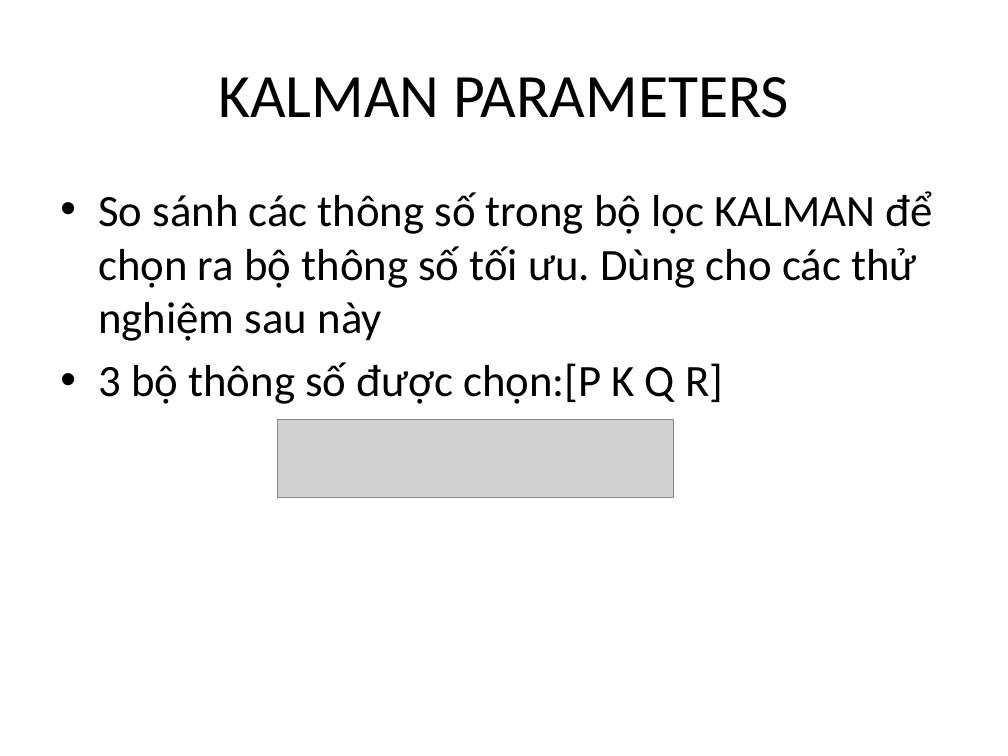
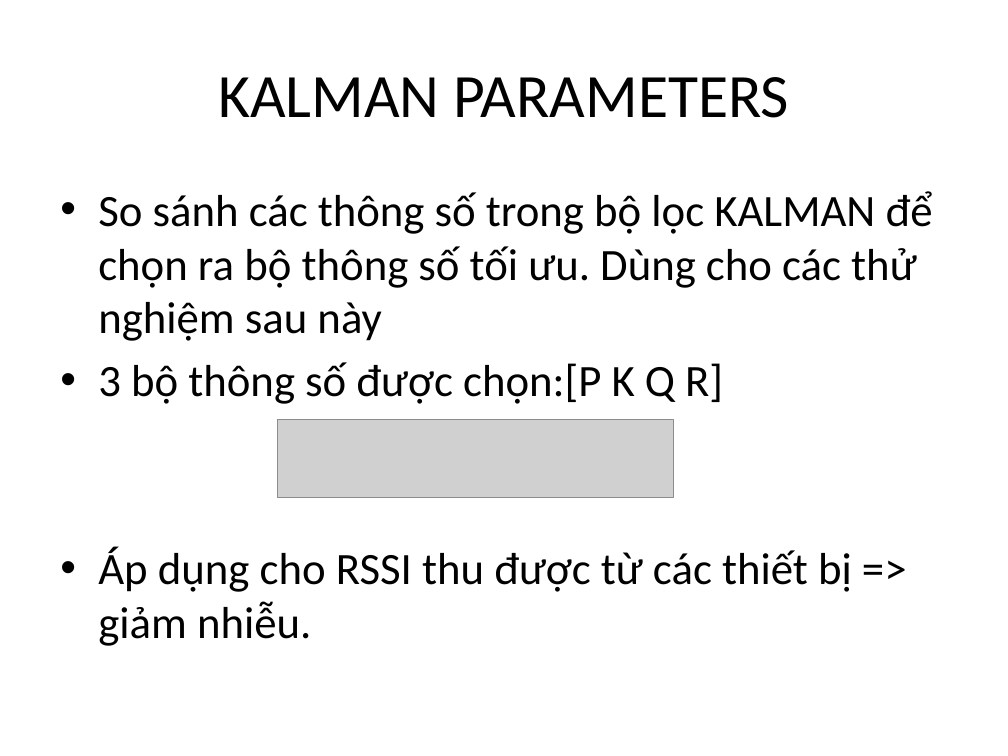
Before and after one commit to letruongthanh3698/BLE_matlab, a slide deck: slide 7 of report/Timeline.Report.pptx (slide 19 before the commit). Drawn at 1008x756 pixels with LibreOffice and Linux fonts; fonts in the diff are those of the drawing; grey boxes stand for pictures. Boxes give left, top, right and bottom in pixels: in the first picture for what was removed or moved away, otherwise in the second. Text is boxed around its words. In the diff, an @@ line names an element or a change of style, - is before the commit and + after.

```diff
--- a/report/Timeline.Report.pptx
+++ b/report/Timeline.Report.pptx
@@ text at box(98, 547, 852, 646): paragraph added @@
+• Áp dụng cho RSSI thu được từ các thiết bị => giảm nhiễu.
```
Also in this commit, not shown: 8 other slides changed, 2 slides added, 10 slides removed, 18 other files.
